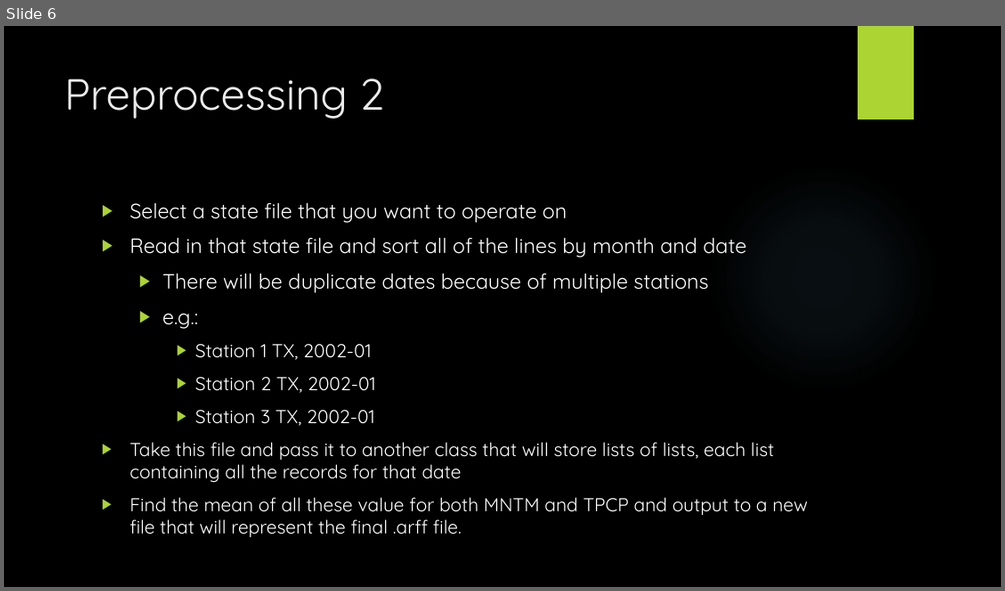
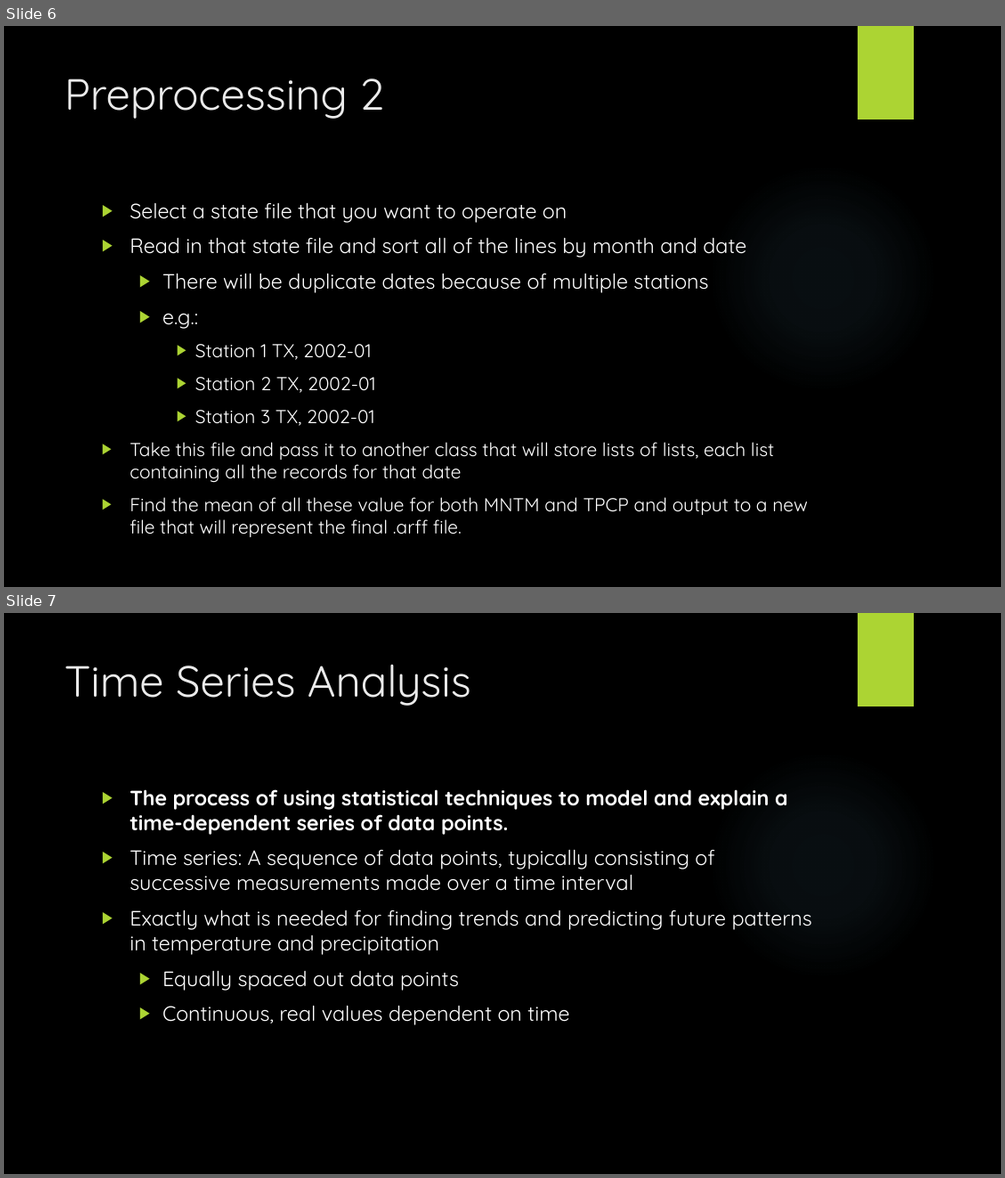
Before and after one commit to MeesterMarcus/DataMiningProject, a slide deck: Presentation/TrendsInWeather.pptx. Shown one above the other, each under a label of ours: slide 6 before the commit, slides 6 and 7 after it. The pictures are 1005x591 and 1005x1178 pixels, drawn with LibreOffice and Linux fonts; fonts in the diff are those of the drawing; background and template pictures are left out. Boxes give left, top, right and bottom in pixels: in the first picture for what was removed or moved away, otherwise in the second. Text is boxed around its words. In the diff, an @@ line names an element or a change of style, - is before the commit and + after.

Commit message:
Presentation update and models

```diff
--- a/Presentation/TrendsInWeather.pptx
+++ b/Presentation/TrendsInWeather.pptx
@@ slide 7 added at (4,613,1001,1174), background picture (left out); not listed: 2 template elements that a slide beside it also shows @@
@@ title added at (65,665,471,706), 42 pt, text #EBEBEB @@
+Time Series Analysis
@@ text added at (129,789,812,1025), 20 pt, text #FFFFFF @@
+▶ The process of using statistical techniques to model and explain a time-dependent series of data points.
+▶ Time series: A sequence of data points, typically consisting of successive measurements made over a time interval
+▶ Exactly what is needed for finding trends and predicting future patterns in temperature and precipitation
+  ▶ Equally spaced out data points
+  ▶ Continuous, real values dependent on time
```
Also in this commit, not shown: 6 other slides added, 10 other files.
